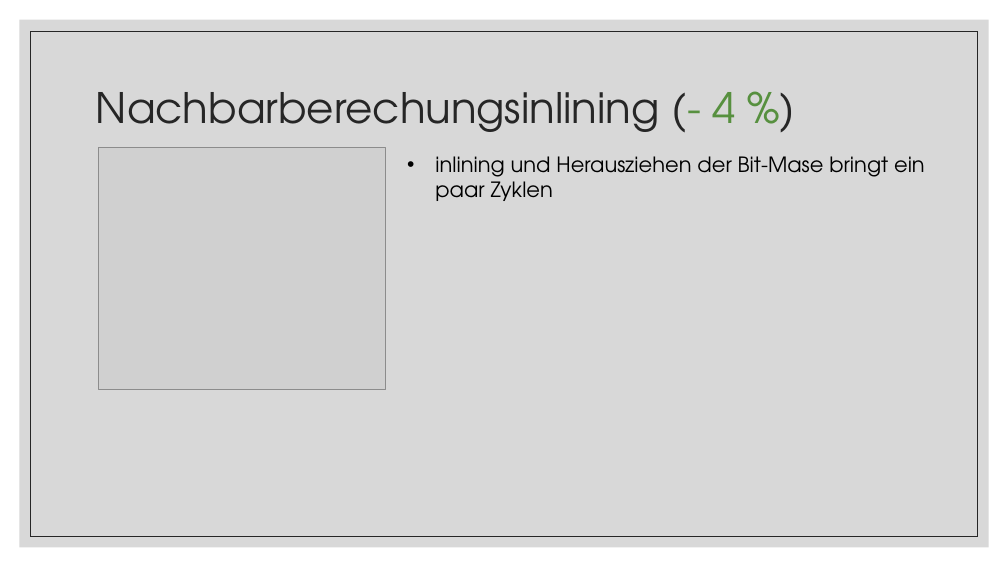
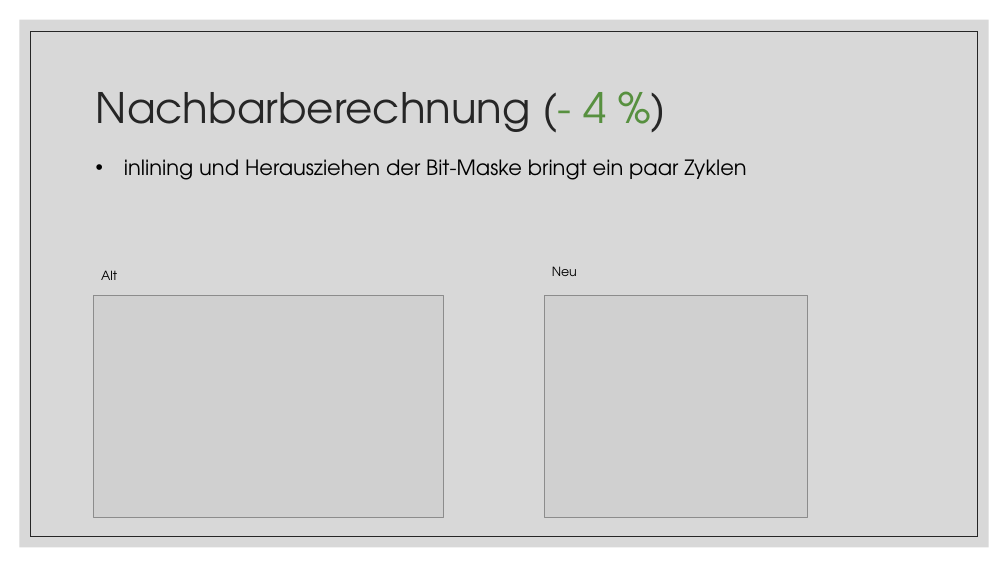
Before and after one commit to tobixdev/TUWien_WS20_EfficientPrograms, a slide deck: slide 14 of Conway’s Game of Life.pptx. Drawn at 1008x567 pixels with LibreOffice and Linux fonts; fonts in the diff are those of the drawing; grey boxes stand for pictures. Boxes give left, top, right and bottom in pixels: in the first picture for what was removed or moved away, otherwise in the second. Text is boxed around its words. In the diff, an @@ line names an element or a change of style, - is before the commit and + after.

```diff
--- a/Conway’s Game of Life.pptx
+++ b/Conway’s Game of Life.pptx
@@ title at (96, 92, 606, 132): text changed @@
-Nachbarberechungsinlining (- 4 %)
+Nachbarberechnung (- 4 %)
@@ text at (124, 159, 746, 180): text changed @@
-• inlining und Herausziehen der Bit-Mase bringt ein paar Zyklen
+• inlining und Herausziehen der Bit-Maske bringt ein paar Zyklen
@@ text added at (552, 266, 577, 276), 12 pt, text #000000 @@
+Neu
@@ picture added at (94, 296, 443, 517) @@
@@ text added at (101, 270, 117, 280), 12 pt, text #000000 @@
+Alt
@@ picture: place and size @@
-picture at (98, 147, 386, 389)
+picture at (544, 296, 808, 517)
```
Also in this commit, not shown: 13 other slides changed.
